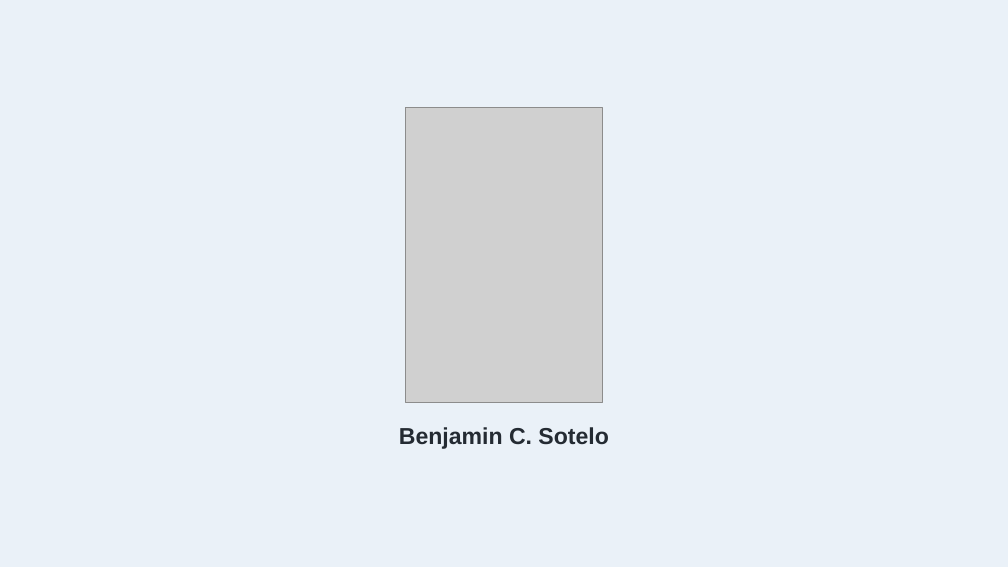
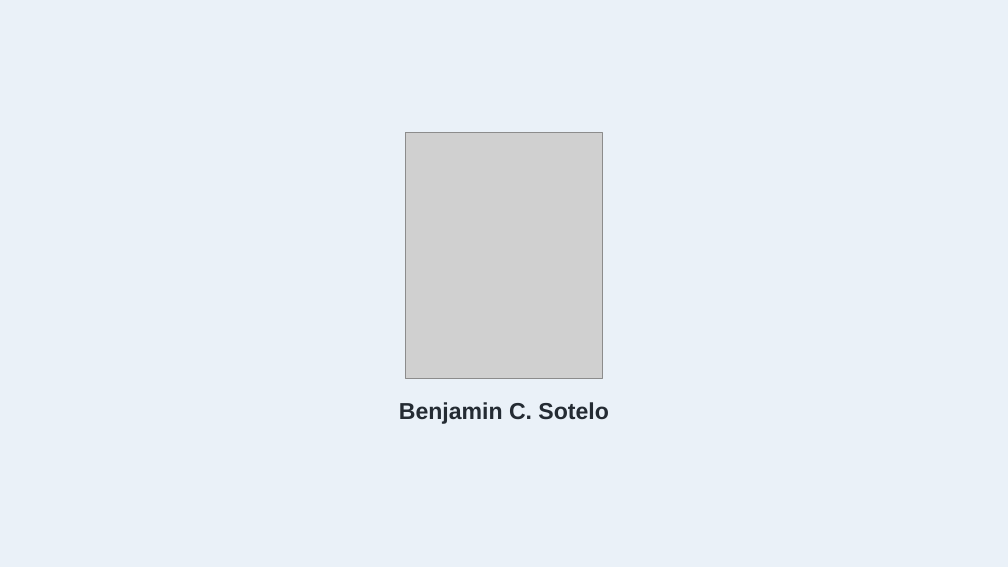
Before and after one commit to benjiesotelo-sudo/Telos_FIN1209, a slide deck: slide 2 of special-lecture/FIN1209-Special-Lecture-3-BuildIt.pptx. Drawn at 1008x567 pixels with LibreOffice and Linux fonts; fonts in the diff are those of the drawing; grey boxes stand for pictures. Boxes give left, top, right and bottom in pixels: in the first picture for what was removed or moved away, otherwise in the second. Text is boxed around its words. In the diff, an @@ line names an element or a change of style, - is before the commit and + after.

```diff
--- a/special-lecture/FIN1209-Special-Lecture-3-BuildIt.pptx
+++ b/special-lecture/FIN1209-Special-Lecture-3-BuildIt.pptx
@@ picture: place and size @@
-picture at [406, 107, 603, 402]
+picture at [406, 132, 603, 378]
@@ text "Benjamin C. Sotelo": place and size @@
-text "Benjamin C. Sotelo" at [399, 427, 608, 449]
+text "Benjamin C. Sotelo" at [399, 402, 608, 424]
```
Also in this commit, not shown: 5 other files.
